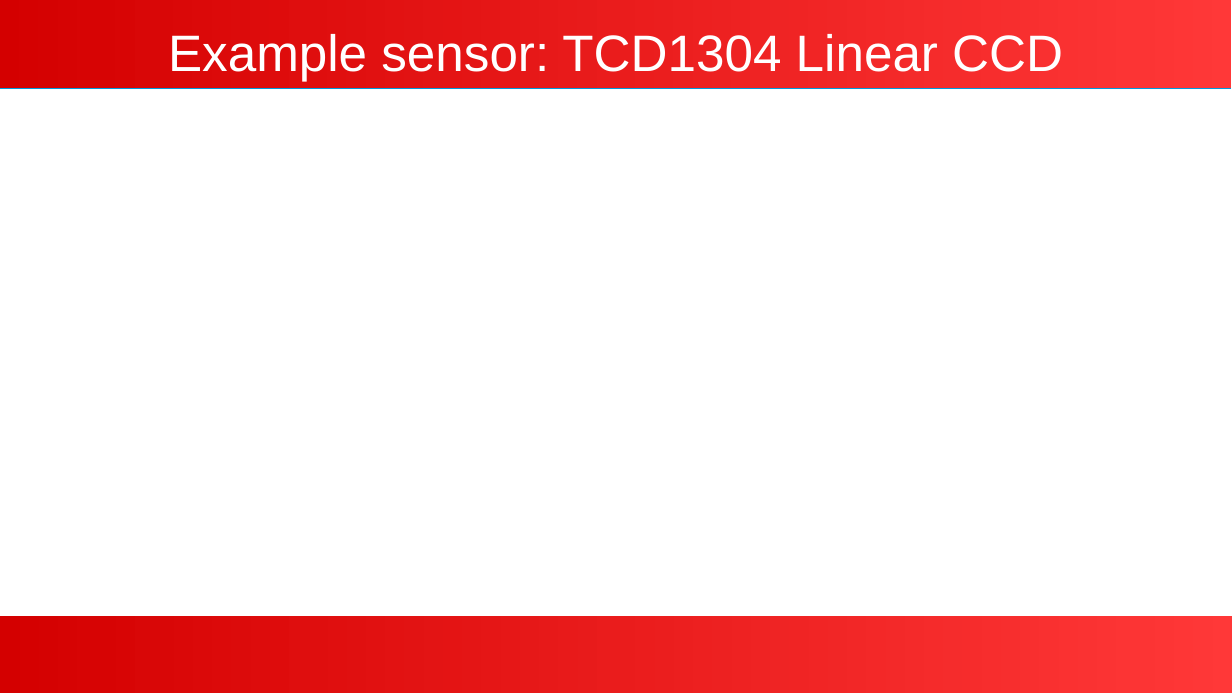
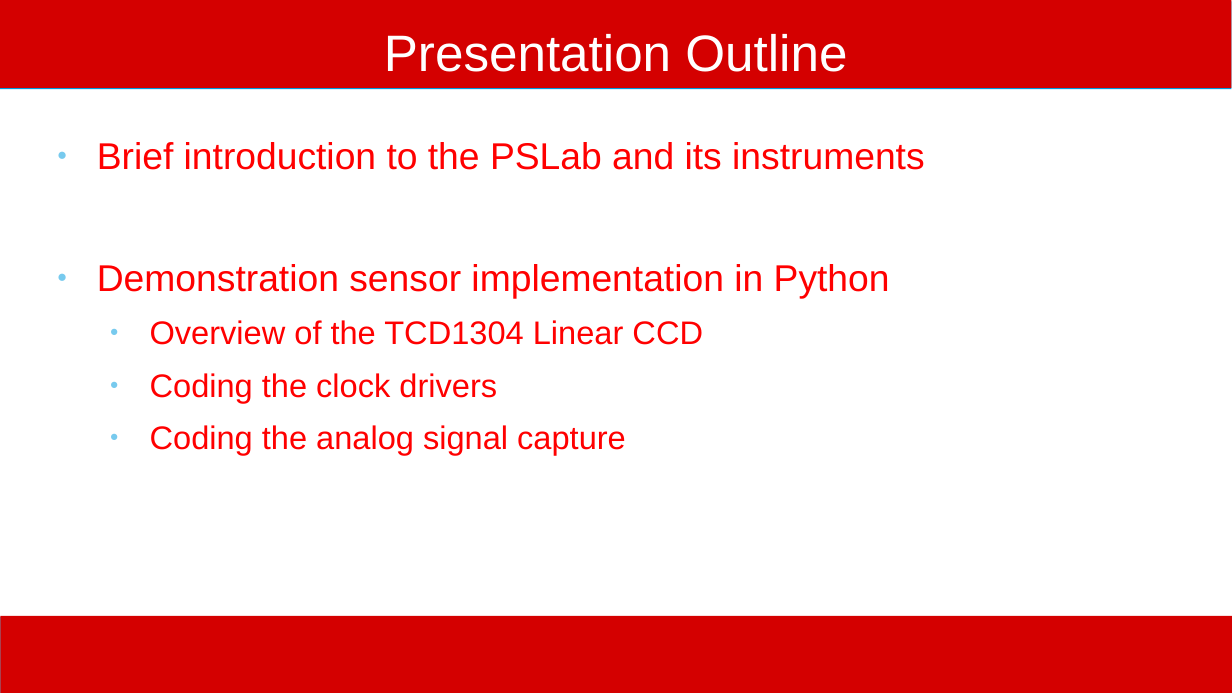
Before and after one commit to bessman/summit_2022, a slide deck: slide 2 of fossasia_summit_2022.odp (slide 5 before the commit). Drawn at 1232x693 pixels with LibreOffice and Linux fonts; fonts in the diff are those of the drawing. Boxes give left, top, right and bottom in pixels: in the first picture for what was removed or moved away, otherwise in the second. Text is boxed around its words. In the diff, an @@ line names an element or a change of style, - is before the commit and + after.

```diff
--- a/fossasia_summit_2022.odp
+++ b/fossasia_summit_2022.odp
@@ rectangle at (x1=0, y1=0, x2=1232, y2=88): fill gradient #FF3838 to #FE3737 to #FE3636 to #FD3535 to #FC3434 to #D40000 @@
@@ title at (x1=384, y1=34, x2=847, y2=72): text changed @@
-Example sensor: TCD1304 Linear CCD
+Presentation Outline
@@ text added at (x1=97, y1=142, x2=925, y2=455), 24 pt, text #FF0000 @@
+● Brief introduction to the PSLab and its instruments
+● Demonstration sensor implementation in Python
+  ● Overview of the TCD1304 Linear CCD
+  ● Coding the clock drivers
+  ● Coding the analog signal capture
@@ rectangle at (x1=0, y1=616, x2=1232, y2=693): fill gradient #FF3838 to #FE3737 to #FE3636 to #FD3535 to #FC3434 to #D40000 @@
```
Also in this commit, not shown: 1 other slide changed, 6 slides added, 4 slides removed.
